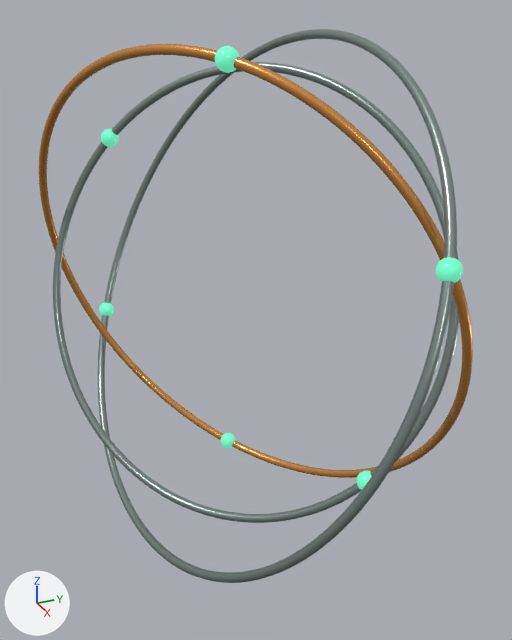
Before and after pictures for a commit that changed the glTF model public/models/studio-orbit.glb.
Rendered twice from a camera (50 mm lens) standing at (5.41, -2.16, 2.42) and looking at (0.18, 0.19, -0.2). The lights are fixed; the arrows at lower left show +X, +Y and +Z. The older version comes first. Where no turn or scale is listed for an object, it has been applied to the vertices.

In view in the first picture: 'Orbit_band_0', 'Orbit_band_1', 'Orbit_band_2' and 6 more.
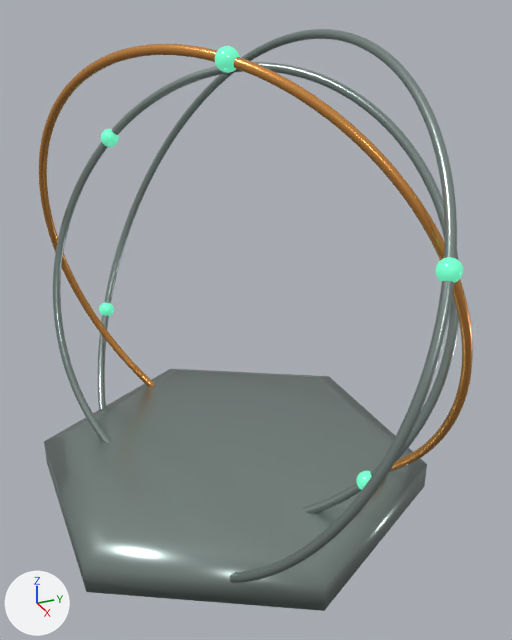
What changed in the scene script:
```text
Add me_plinth_hex:
    me_plinth_hex.from_pydata(...)  # 24 vertices, 44 faces; spans x -1.9..1.9, y -1.65..1.65, z -2.05..-1.55
    me_plinth_hex.materials.append(mat_brushed_titanium)  # grey #97a6a2
Add ob_plinth_hex:
    ob_plinth_hex = bpy.data.objects.new('Plinth_hex', me_plinth_hex)
    ob_plinth_hex.location = (0.0, 0.0, 0.0)
```

Pixel boxes (x1, y1, x2, y2) of what changed, in the pictures (512 x 640 px):
'Plinth_hex', added
    after: (44, 369, 427, 611)
